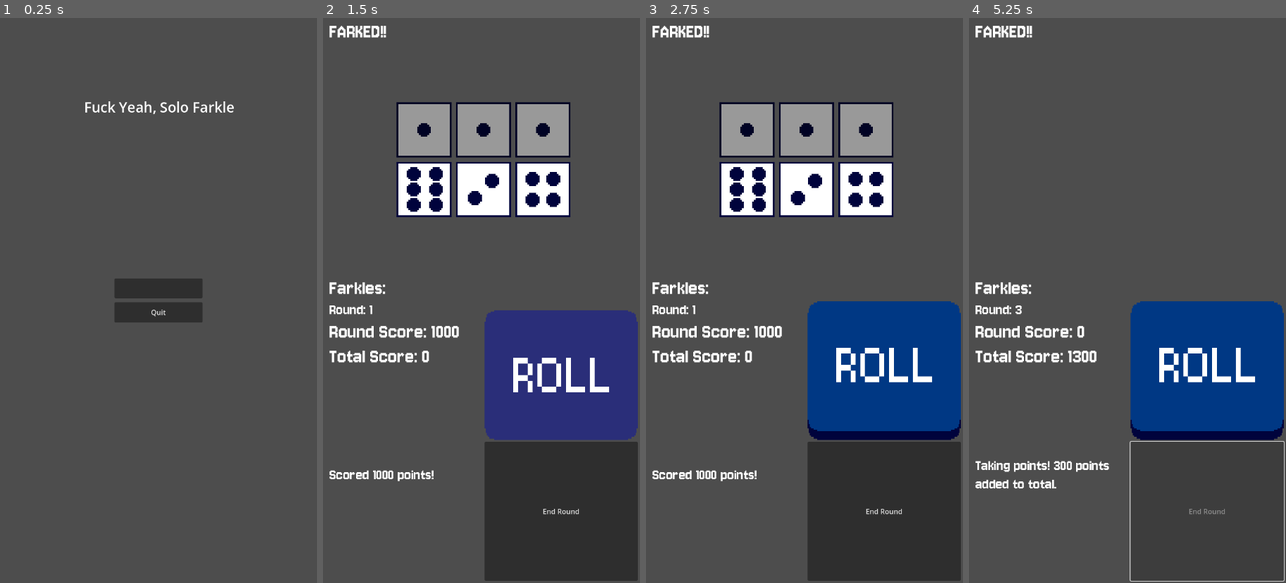
Above: before the commit, frames 1-4 (left to right).
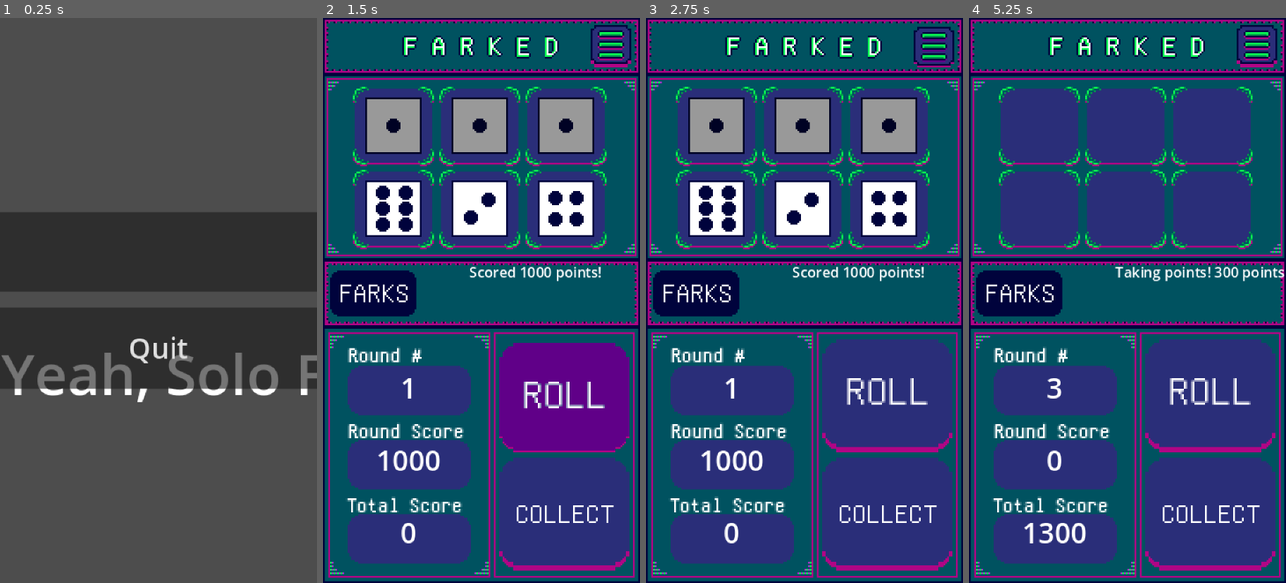
Above: after the commit, the same moments.

Repository: mdcoxe/mobile_farkle
Game: Godot game, scene res://Start.tscn
The game is run twice, just before and just after one commit, with the same random seed, the same clock (stepped at 60 frames per second) and the same inputs.
Inputs (mouse positions are in pixels of both pictures, inside the frame that each line leads up to; where the layout moved, square brackets give the same spot in the first picture):
- Up to frame 1 (0.25 s): no input
- Up to frame 2 (1.5 s): click (481, 249) [481, 289] at 0.5 s; click (570, 396) [560, 368] at 1.25 s
- Up to frame 3 (2.75 s): click (934, 51) at 2.02 s
- Up to frame 4 (5.25 s): click (1216, 520) [1206, 509] at 2.75 s; click (1216, 396) [1206, 368] at 3.5 s; click (1257, 51) at 4.27 s; click (1216, 520) [1206, 509] at 5 s

The runs differ from the first frame. In frame 1, 28% of the frame differs, in the area x 0-100%, y 14-68%; in frame 2, 96%; in frame 3, 96%; in frame 4, 100%, in the area x 0-100%, y 0-100%.

Commit message:
adding in art and rebuilding game scene

Diff:
--- a/Assets/Dice/dice1.tscn
+++ b/Assets/Dice/dice1.tscn
@@ -7,6 +7,5 @@
 region = Rect2(0, 0, 32, 32)
 
 [node name="Dice1" type="TextureRect"]
-custom_minimum_size = Vector2(125, 125)
 scale = Vector2(2, 2)
 texture = SubResource("AtlasTexture_gkg4v")
--- a/Assets/Dice/dice2.tscn
+++ b/Assets/Dice/dice2.tscn
@@ -7,5 +7,4 @@
 region = Rect2(0, 32, 32, 32)
 
 [node name="Dice2" type="TextureRect"]
-custom_minimum_size = Vector2(125, 125)
 texture = SubResource("AtlasTexture_gkg4v")
--- a/Assets/Dice/dice3.tscn
+++ b/Assets/Dice/dice3.tscn
@@ -7,6 +7,5 @@
 region = Rect2(0, 64, 32, 32)
 
 [node name="Dice3" type="TextureRect"]
-custom_minimum_size = Vector2(125, 125)
 scale = Vector2(2, 2)
 texture = SubResource("AtlasTexture_gkg4v")
--- a/Assets/Dice/dice4.tscn
+++ b/Assets/Dice/dice4.tscn
@@ -7,5 +7,4 @@
 region = Rect2(0, 96, 32, 32)
 
 [node name="Dice4" type="TextureRect"]
-custom_minimum_size = Vector2(125, 125)
 texture = SubResource("AtlasTexture_gkg4v")
--- a/Assets/Dice/dice5.tscn
+++ b/Assets/Dice/dice5.tscn
@@ -7,5 +7,4 @@
 region = Rect2(0, 128, 32, 32)
 
 [node name="Dice5" type="TextureRect"]
-custom_minimum_size = Vector2(125, 125)
 texture = SubResource("AtlasTexture_gkg4v")
--- a/Assets/Dice/dice6.tscn
+++ b/Assets/Dice/dice6.tscn
@@ -7,5 +7,4 @@
 region = Rect2(0, 160, 32, 32)
 
 [node name="Dice6" type="TextureRect"]
-custom_minimum_size = Vector2(125, 125)
 texture = SubResource("AtlasTexture_gkg4v")
--- a/Assets/buttons/farkleicon.tscn
+++ b/Assets/buttons/farkleicon.tscn
@@ -1,7 +1,11 @@
-[gd_scene load_steps=2 format=3 uid="uid://bit2pvp7juu3p"]
+[gd_scene load_steps=3 format=3 uid="uid://bit2pvp7juu3p"]
 
-[ext_resource type="Texture2D" uid="uid://iijbtk283tsf" path="res://Assets/buttons/testf.png" id="1_411oj"]
+[ext_resource type="Texture2D" uid="uid://bxir6h2jo71k7" path="res://Assets/FarkedGameBoard.png" id="1_411oj"]
+
+[sub_resource type="AtlasTexture" id="AtlasTexture_bsitu"]
+atlas = ExtResource("1_411oj")
+region = Rect2(252, 149, 8, 14)
 
 [node name="Farkleicon" type="TextureRect"]
-custom_minimum_size = Vector2(50, 50)
-texture = ExtResource("1_411oj")
+texture = SubResource("AtlasTexture_bsitu")
+stretch_mode = 2
--- /dev/null
+++ b/Collect.tres
@@ -0,0 +1,7 @@
+[gd_resource type="AtlasTexture" load_steps=2 format=3 uid="uid://blxnaprpgb14t"]
+
+[ext_resource type="Texture2D" uid="uid://bxir6h2jo71k7" path="res://Assets/FarkedGameBoard.png" id="1_eci5i"]
+
+[resource]
+atlas = ExtResource("1_eci5i")
+region = Rect2(280, 249, 74, 64)
--- /dev/null
+++ b/HamburgerButtonBase.tres
@@ -0,0 +1,7 @@
+[gd_resource type="AtlasTexture" load_steps=2 format=3 uid="uid://ca1jbi3jehn4y"]
+
+[ext_resource type="Texture2D" uid="uid://bxir6h2jo71k7" path="res://Assets/FarkedGameBoard.png" id="1_cq25s"]
+
+[resource]
+atlas = ExtResource("1_cq25s")
+region = Rect2(332, 4, 23, 24)
--- /dev/null
+++ b/HamburgerButtonHover.tres
@@ -0,0 +1,7 @@
+[gd_resource type="AtlasTexture" load_steps=2 format=3 uid="uid://c21hbmavr43ch"]
+
+[ext_resource type="Texture2D" uid="uid://bxir6h2jo71k7" path="res://Assets/FarkedGameBoard.png" id="1_k1j15"]
+
+[resource]
+atlas = ExtResource("1_k1j15")
+region = Rect2(512, 4, 23, 24)
--- /dev/null
+++ b/HamburgerButtonPressed.tres
@@ -0,0 +1,7 @@
+[gd_resource type="AtlasTexture" load_steps=2 format=3 uid="uid://cml41x4vgmj5j"]
+
+[ext_resource type="Texture2D" uid="uid://bxir6h2jo71k7" path="res://Assets/FarkedGameBoard.png" id="1_cmn3k"]
+
+[resource]
+atlas = ExtResource("1_cmn3k")
+region = Rect2(692, 4, 23, 24)
--- /dev/null
+++ b/Roll.tres
@@ -0,0 +1,7 @@
+[gd_resource type="AtlasTexture" load_steps=2 format=3 uid="uid://dxxpqaq0pk7f6"]
+
+[ext_resource type="Texture2D" uid="uid://bxir6h2jo71k7" path="res://Assets/FarkedGameBoard.png" id="1_i6nvw"]
+
+[resource]
+atlas = ExtResource("1_i6nvw")
+region = Rect2(280, 181, 74, 64)
--- a/Scripts/game_manager.gd
+++ b/Scripts/game_manager.gd
@@ -1,14 +1,24 @@
 extends Node
 
-@onready var roll_button: TextureButton = $"../../MarginContainer/VBoxContainer/BottomContainer/RightSide/RollButton"
-@onready var end_roll_button: Button = $"../../MarginContainer/VBoxContainer/BottomContainer/RightSide/Button"
-@onready var status_label: Label = $"../../MarginContainer/VBoxContainer/BottomContainer/LeftSide/StatusLabel"
-@onready var total_score_label: Label = $"../../MarginContainer/VBoxContainer/BottomContainer/LeftSide/TotalScoreLabel"
-@onready var round_score_label: Label = $"../../MarginContainer/VBoxContainer/BottomContainer/LeftSide/RoundScoreLabel"
-@onready var round_label: Label = $"../../MarginContainer/VBoxContainer/BottomContainer/LeftSide/RoundLabel"
-@onready var farkle_container: HBoxContainer = $"../../MarginContainer/VBoxContainer/TopContainer/MarginContainer2/FarkleRow/FarkleContainer"
-
-@onready var dice_container: GridContainer = $"../../MarginContainer/VBoxContainer/TopContainer/MarginContainer/DiceContainer"
+@onready var status_label: Label = $"../../StatusLabel"
+@onready var total_score_label: Label = $"../../VBoxContainer/Bottom/HBoxContainer/MarginContainer/StatsBox/TotalScoreLabel"
+@onready var round_score_label: Label = $"../../VBoxContainer/Bottom/HBoxContainer/MarginContainer/StatsBox/RoundScoreLabel"
+@onready var round_label: Label = $"../../VBoxContainer/Bottom/HBoxContainer/MarginContainer/StatsBox/RoundNumLabel"
+
+@onready var roll_button: TextureButton = $"../../VBoxContainer/Bottom/HBoxContainer/ButtonBox/MarginContainer/RollButton"
+@onready var end_roll_button: TextureButton = $"../../VBoxContainer/Bottom/HBoxContainer/ButtonBox/MarginContainer2/CollectButton"
+@onready var farkle_container: HBoxContainer = $"../../VBoxContainer/FarkedBar/MarginContainer/FarkedBarHBox"
+
+#@onready var roll_button: TextureButton = $"../../MarginContainer/VBoxContainer/BottomContainer/RightSide/RollButton"
+#@onready var end_roll_button: Button = $"../../MarginContainer/VBoxContainer/BottomContainer/RightSide/Button"
+#@onready var status_label: Label = $"../../MarginContainer/VBoxContainer/BottomContainer/LeftSide/StatusLabel"
+#@onready var total_score_label: Label = $"../../MarginContainer/VBoxContainer/BottomContainer/LeftSide/TotalScoreLabel"
+#@onready var round_score_label: Label = $"../../MarginContainer/VBoxContainer/BottomContainer/LeftSide/RoundScoreLabel"
+#@onready var round_label: Label = $"../../MarginContainer/VBoxContainer/BottomContainer/LeftSide/RoundLabel"
+#@onready var farkle_container: HBoxContainer = $"../../MarginContainer/VBoxContainer/TopContainer/MarginContainer2/FarkleRow/FarkleContainer"
+@onready var dice_container: GridContainer = $"../../VBoxContainer/DiceMat/MarginContainer/GridContainer"
+
+#@onready var dice_container: GridContainer = $"../../MarginContainer/VBoxContainer/TopContainer/MarginContainer/DiceContainer"
 @onready var scoring_manager: Node = $"../ScoringManager"
 
 const DICE_TEXTURES: Array[PackedScene] = [
@@ -49,9 +59,9 @@
 		die_data.value = 0
 		die_data.is_held = false
 
-	round_label.text = "Round: " + str(round_count)
-	round_score_label.text = "Round Score: 0"
-	total_score_label.text = "Total Score: %s" % total_score
+	round_label.text = str(round_count)
+	round_score_label.text = "0"
+	total_score_label.text = "%s" % total_score
 	roll_button.disabled = false
 	end_roll_button.disabled = true
 
@@ -81,8 +91,8 @@
 
 	#dice_display_text += "]"
 	#dice_label.text = dice_display_text
-	round_score_label.text = "Round Score: %s" % current_round_score
-	total_score_label.text = "Total Score: %s" % total_score
+	round_score_label.text = "%s" % current_round_score
+	total_score_label.text = "%s" % total_score
 
 
 func _on_roll_button_pressed():
@@ -161,7 +171,7 @@
 					temp_used_dice.remove_at(index_to_remove)
 
 	_update_display()
-	round_score_label.text = "Round Score: " + str(current_round_score)
+	round_score_label.text = str(current_round_score)
 	status_label.text = "Scored " + str(roll_score) + " points!"
 
 	# After scoring, re-check if all dice are now held.
@@ -224,7 +234,7 @@
 func _end_game(message: String):
 	game_over = true
 	status_label.text = message
-	total_score_label.text = "Final Score: %s" % total_score
+	total_score_label.text = "%s" % total_score
 	roll_button.disabled = true
 	end_roll_button.disabled = true
 
--- a/Scripts/start.gd
+++ b/Scripts/start.gd
@@ -2,7 +2,7 @@
 
 func _on_play_pressed() -> void:
 	print("PLAY")
-	get_tree().change_scene_to_file("res://Game.tscn")
+	get_tree().change_scene_to_file("res://Small.tscn")
 
 
 func _on_quit_pressed() -> void:
--- /dev/null
+++ b/Small.tscn
@@ -0,0 +1,230 @@
+[gd_scene load_steps=17 format=3 uid="uid://cj8f77vh1vqlu"]
+
+[ext_resource type="Texture2D" uid="uid://bxir6h2jo71k7" path="res://Assets/FarkedGameBoard.png" id="3_sqlvn"]
+[ext_resource type="Texture2D" uid="uid://ca1jbi3jehn4y" path="res://HamburgerButtonBase.tres" id="4_phsnv"]
+[ext_resource type="Script" uid="uid://b3bhim51njd5k" path="res://Scripts/game_manager.gd" id="4_ysysf"]
+[ext_resource type="Texture2D" uid="uid://dxxpqaq0pk7f6" path="res://Roll.tres" id="5_sx7l0"]
+[ext_resource type="Script" uid="uid://f6qojr857eh5" path="res://Scripts/scoring_manager.gd" id="5_yjg4e"]
+[ext_resource type="Texture2D" uid="uid://cml41x4vgmj5j" path="res://HamburgerButtonPressed.tres" id="5_ysysf"]
+[ext_resource type="Texture2D" uid="uid://blxnaprpgb14t" path="res://Collect.tres" id="6_6ridx"]
+[ext_resource type="Texture2D" uid="uid://c21hbmavr43ch" path="res://HamburgerButtonHover.tres" id="6_yjg4e"]
+
+[sub_resource type="AtlasTexture" id="AtlasTexture_phsnv"]
+atlas = ExtResource("3_sqlvn")
+region = Rect2(0, 0, 180, 32)
+
+[sub_resource type="AtlasTexture" id="AtlasTexture_lp6yv"]
+atlas = ExtResource("3_sqlvn")
+region = Rect2(0, 32, 180, 105)
+
+[sub_resource type="AtlasTexture" id="AtlasTexture_sx7l0"]
+atlas = ExtResource("3_sqlvn")
+region = Rect2(360, 137, 180, 38)
+
+[sub_resource type="AtlasTexture" id="AtlasTexture_6ridx"]
+atlas = ExtResource("3_sqlvn")
+region = Rect2(0, 175, 180, 145)
+
+[sub_resource type="AtlasTexture" id="AtlasTexture_ysysf"]
+atlas = ExtResource("3_sqlvn")
+region = Rect2(640, 181, 74, 64)
+
+[sub_resource type="AtlasTexture" id="AtlasTexture_yjg4e"]
+atlas = ExtResource("3_sqlvn")
+region = Rect2(460, 181, 74, 64)
+
+[sub_resource type="AtlasTexture" id="AtlasTexture_5yikv"]
+atlas = ExtResource("3_sqlvn")
+region = Rect2(640, 249, 74, 64)
+
+[sub_resource type="AtlasTexture" id="AtlasTexture_36gnl"]
+atlas = ExtResource("3_sqlvn")
+region = Rect2(460, 249, 74, 64)
+
+[node name="Game" type="Control"]
+layout_mode = 3
+anchors_preset = 15
+anchor_right = 1.0
+anchor_bottom = 1.0
+grow_horizontal = 2
+grow_vertical = 2
+
+[node name="Managers" type="Node" parent="."]
+
+[node name="GameManager" type="Node" parent="Managers"]
+script = ExtResource("4_ysysf")
+
+[node name="ScoringManager" type="Node" parent="Managers"]
+script = ExtResource("5_yjg4e")
+
+[node name="VBoxContainer" type="VBoxContainer" parent="."]
+layout_mode = 2
+offset_right = 180.0
+offset_bottom = 320.0
+theme_override_constants/separation = 0
+
+[node name="Header" type="TextureRect" parent="VBoxContainer"]
+layout_mode = 2
+texture = SubResource("AtlasTexture_phsnv")
+
+[node name="HeaderHBox" type="HBoxContainer" parent="VBoxContainer/Header"]
+custom_minimum_size = Vector2(32, 0)
+layout_mode = 1
+anchors_preset = 15
+anchor_right = 1.0
+anchor_bottom = 1.0
+grow_horizontal = 2
+grow_vertical = 2
+size_flags_vertical = 3
+
+[node name="Spacer" type="Control" parent="VBoxContainer/Header/HeaderHBox"]
+layout_mode = 2
+size_flags_horizontal = 3
+
+[node name="MarginContainer" type="MarginContainer" parent="VBoxContainer/Header/HeaderHBox"]
+layout_mode = 2
+theme_override_constants/margin_top = 4
+theme_override_constants/margin_right = 5
+
+[node name="Hamburger" type="TextureButton" parent="VBoxContainer/Header/HeaderHBox/MarginContainer"]
+layout_mode = 2
+texture_normal = ExtResource("4_phsnv")
+texture_pressed = ExtResource("5_ysysf")
+texture_hover = ExtResource("6_yjg4e")
+
+[node name="DiceMat" type="TextureRect" parent="VBoxContainer"]
+layout_mode = 2
+texture = SubResource("AtlasTexture_lp6yv")
+
+[node name="MarginContainer" type="MarginContainer" parent="VBoxContainer/DiceMat"]
+layout_mode = 1
+anchors_preset = 15
+anchor_right = 1.0
+anchor_bottom = 1.0
+grow_horizontal = 2
+grow_vertical = 2
+theme_override_constants/margin_left = 24
+theme_override_constants/margin_top = 13
+
+[node name="GridContainer" type="GridContainer" parent="VBoxContainer/DiceMat/MarginContainer"]
+layout_mode = 2
+theme_override_constants/h_separation = 17
+theme_override_constants/v_separation = 15
+columns = 3
+
+[node name="FarkedBar" type="TextureRect" parent="VBoxContainer"]
+layout_mode = 2
+texture = SubResource("AtlasTexture_sx7l0")
+
+[node name="MarginContainer" type="MarginContainer" parent="VBoxContainer/FarkedBar"]
+layout_mode = 1
+anchors_preset = 15
+anchor_right = 1.0
+anchor_bottom = 1.0
+grow_horizontal = 2
+grow_vertical = 2
+theme_override_constants/margin_top = 12
+
+[node name="FarkedBarHBox" type="HBoxContainer" parent="VBoxContainer/FarkedBar/MarginContainer"]
+layout_mode = 2
+theme_override_constants/separation = 4
+
+[node name="Spacer" type="Control" parent="VBoxContainer/FarkedBar/MarginContainer/FarkedBarHBox"]
+custom_minimum_size = Vector2(54, 0)
+layout_mode = 2
+
+[node name="Bottom" type="TextureRect" parent="VBoxContainer"]
+layout_mode = 2
+texture = SubResource("AtlasTexture_6ridx")
+
+[node name="HBoxContainer" type="HBoxContainer" parent="VBoxContainer/Bottom"]
+layout_mode = 1
+anchors_preset = 15
+anchor_right = 1.0
+anchor_bottom = 1.0
+grow_horizontal = 2
+grow_vertical = 2
+theme_override_constants/separation = 0
+
+[node name="MarginContainer" type="MarginContainer" parent="VBoxContainer/Bottom/HBoxContainer"]
+custom_minimum_size = Vector2(96, 0)
+layout_mode = 2
+size_flags_horizontal = 3
+theme_override_constants/margin_left = 14
+theme_override_constants/margin_right = 12
+
+[node name="StatsBox" type="VBoxContainer" parent="VBoxContainer/Bottom/HBoxContainer/MarginContainer"]
+layout_mode = 2
+size_flags_horizontal = 3
+theme_override_constants/separation = 0
+
+[node name="Spacer" type="Control" parent="VBoxContainer/Bottom/HBoxContainer/MarginContainer/StatsBox"]
+custom_minimum_size = Vector2(0, 24)
+layout_mode = 2
+size_flags_stretch_ratio = 0.92
+
+[node name="RoundNumLabel" type="Label" parent="VBoxContainer/Bottom/HBoxContainer/MarginContainer/StatsBox"]
+layout_mode = 2
+text = "Test"
+horizontal_alignment = 1
+
+[node name="Spacer2" type="Control" parent="VBoxContainer/Bottom/HBoxContainer/MarginContainer/StatsBox"]
+custom_minimum_size = Vector2(0, 19)
+layout_mode = 2
+
+[node name="RoundScoreLabel" type="Label" parent="VBoxContainer/Bottom/HBoxContainer/MarginContainer/StatsBox"]
+layout_mode = 2
+text = "Test"
+horizontal_alignment = 1
+
+[node name="Spacer3" type="Control" parent="VBoxContainer/Bottom/HBoxContainer/MarginContainer/StatsBox"]
+custom_minimum_size = Vector2(0, 19)
+layout_mode = 2
+
+[node name="TotalScoreLabel" type="Label" parent="VBoxContainer/Bottom/HBoxContainer/MarginContainer/StatsBox"]
+layout_mode = 2
+text = "Test"
+horizontal_alignment = 1
+
+[node name="Spacer4" type="Control" parent="VBoxContainer/Bottom/HBoxContainer/MarginContainer/StatsBox"]
+layout_mode = 2
+
+[node name="ButtonBox" type="VBoxContainer" parent="VBoxContainer/Bottom/HBoxContainer"]
+layout_mode = 2
+size_flags_horizontal = 3
+theme_override_constants/separation = 0
+
+[node name="MarginContainer" type="MarginContainer" parent="VBoxContainer/Bottom/HBoxContainer/ButtonBox"]
+layout_mode = 2
+size_flags_vertical = 3
+theme_override_constants/margin_left = 4
+theme_override_constants/margin_top = 7
+
+[node name="RollButton" type="TextureButton" parent="VBoxContainer/Bottom/HBoxContainer/ButtonBox/MarginContainer"]
+layout_mode = 2
+texture_normal = ExtResource("5_sx7l0")
+texture_pressed = SubResource("AtlasTexture_ysysf")
+texture_hover = SubResource("AtlasTexture_yjg4e")
+
+[node name="MarginContainer2" type="MarginContainer" parent="VBoxContainer/Bottom/HBoxContainer/ButtonBox"]
+layout_mode = 2
+size_flags_vertical = 3
+theme_override_constants/margin_left = 4
+theme_override_constants/margin_top = 2
+
+[node name="CollectButton" type="TextureButton" parent="VBoxContainer/Bottom/HBoxContainer/ButtonBox/MarginContainer2"]
+layout_mode = 2
+texture_normal = ExtResource("6_6ridx")
+texture_pressed = SubResource("AtlasTexture_5yikv")
+texture_hover = SubResource("AtlasTexture_36gnl")
+
+[node name="StatusLabel" type="Label" parent="."]
+layout_mode = 0
+offset_left = 83.0
+offset_top = 138.0
+offset_right = 179.0
+offset_bottom = 174.0
+theme_override_font_sizes/font_size = 8
+
+[connection signal="pressed" from="VBoxContainer/Bottom/HBoxContainer/ButtonBox/MarginContainer/RollButton" to="Managers/GameManager" method="_on_roll_button_pressed"]
+[connection signal="pressed" from="VBoxContainer/Bottom/HBoxContainer/ButtonBox/MarginContainer2/CollectButton" to="Managers/GameManager" method="_on_end_button_pressed"]
--- a/project.godot
+++ b/project.godot
@@ -21,8 +21,9 @@
 
 [display]
 
-window/size/viewport_width=720
-window/size/viewport_height=1280
+window/size/viewport_width=180
+window/size/viewport_height=320
+window/stretch/mode="canvas_items"
 window/handheld/orientation=1
 
 [input_devices]
@@ -34,3 +35,4 @@
 
 textures/canvas_textures/default_texture_filter=0
 renderer/rendering_method="mobile"
+textures/vram_compression/import_etc2_astc=true
Binary file added: Assets/FarkedGameBoard.png
Not shown, added: Assets/FarkedGameBoard.png.import
